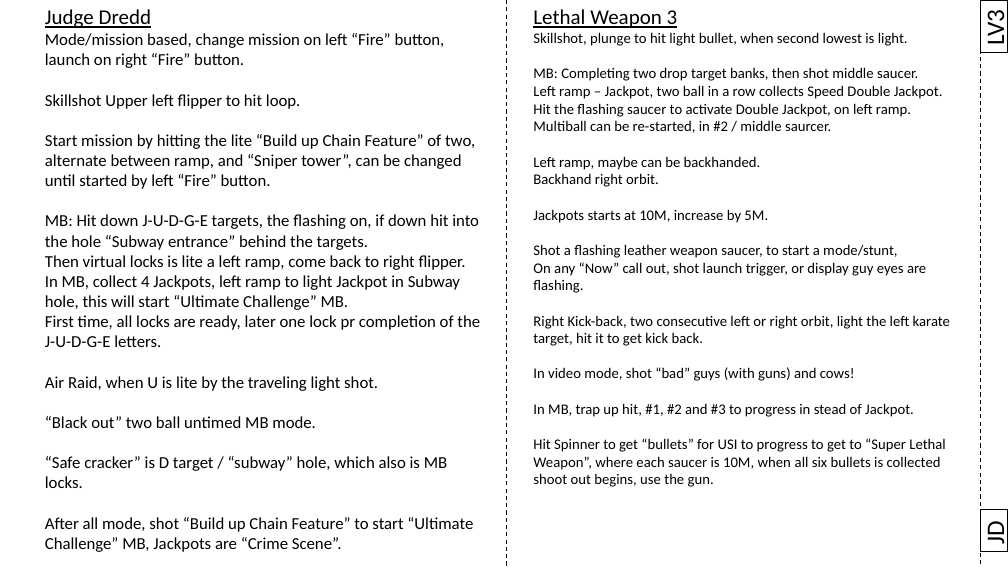
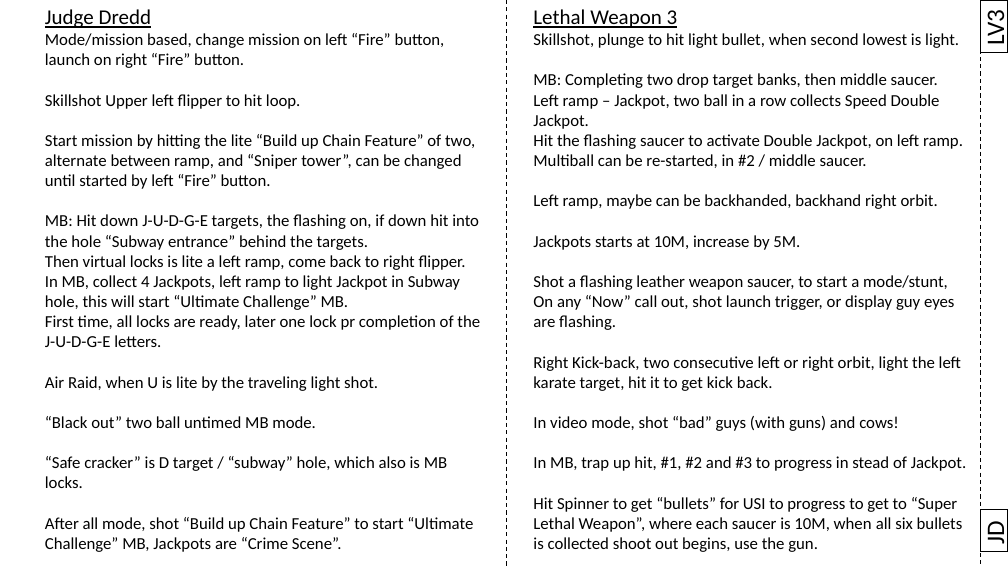
Before and after one commit to karstenbolge/PB, a slide deck: slide 29 of PB.pptx. Drawn at 1008x567 pixels with LibreOffice and Linux fonts; fonts in the diff are those of the drawing. Boxes give left, top, right and bottom in pixels: in the first picture for what was removed or moved away, otherwise in the second. Text is boxed around its words. In the diff, an @@ line names an element or a change of style, - is before the commit and + after.

```diff
--- a/PB.pptx
+++ b/PB.pptx
@@ text at box(533, 33, 966, 552): size 14 to 16 pt in "Skillshot, plunge to hit light bullet, when ...", "Left ramp – Jackpot, two ball in ...", "Hit the flashing saucer to activate Double ...", "Jackpots starts at 10M, increase by 5M." and 6 more places @@
@@ text at box(533, 73, 938, 88): text changed; size 14 to 16 pt @@
-MB: Completing two drop target banks, then shot middle saucer.
+MB: Completing two drop target banks, then middle saucer.
@@ text at box(533, 154, 938, 209): text changed; size 14 to 16 pt @@
-Multiball can be re-started, in #2 / middle saurcer.
-Left ramp, maybe can be backhanded.
-Backhand right orbit.
+Multiball can be re-started, in #2 / middle saucer.
+Left ramp, maybe can be backhanded, backhand right orbit.
```
Also in this commit, not shown: 8 other slides changed, 1 slide added.
